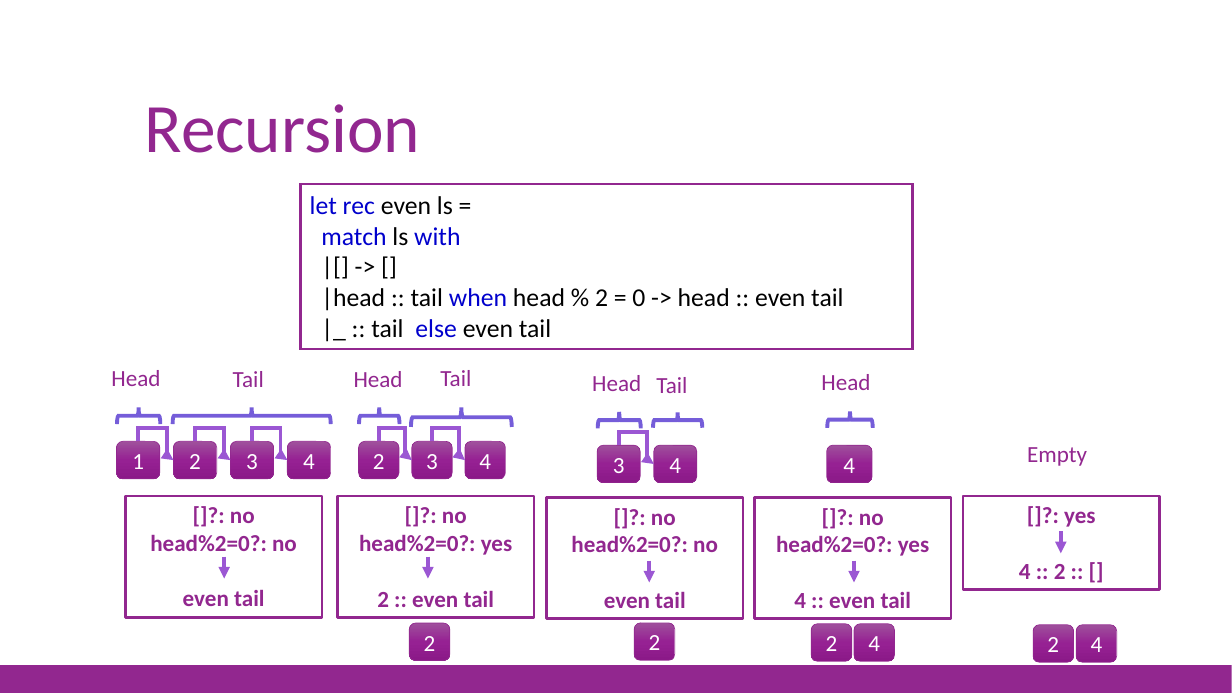
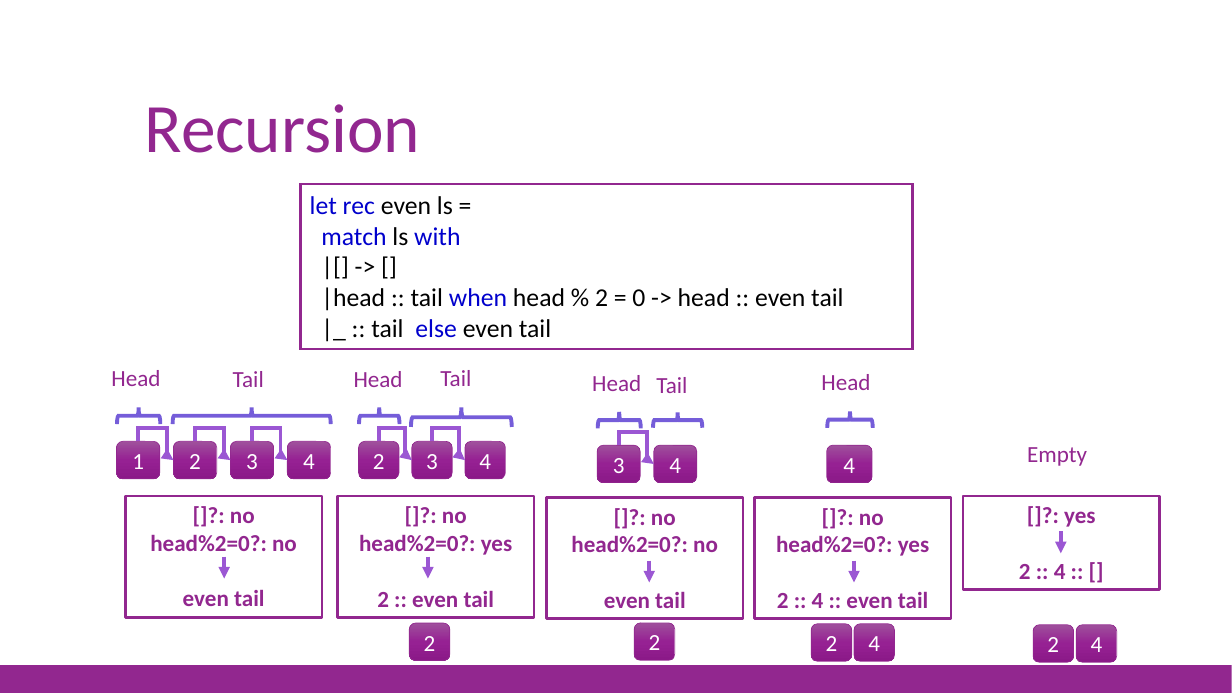
Before and after one commit to jorgef/fsharpworkshop, a slide deck: slide 65 of FSharpWorkshop_Slides.pptx. Drawn at 1232x693 pixels with LibreOffice and Linux fonts; fonts in the diff are those of the drawing. Boxes give left, top, right and bottom in pixels: in the first picture for what was removed or moved away, otherwise in the second. Text is boxed around its words. In the diff, an @@ line names an element or a change of style, - is before the commit and + after.

Commit message:
Fixed recursion slide

```diff
--- a/FSharpWorkshop_Slides.pptx
+++ b/FSharpWorkshop_Slides.pptx
@@ text in rectangle at [1019,564,1066,579]: text changed @@
-4 :: 2 :: []
+2 :: 4 :: []
@@ text in rectangle at [777,591,928,608]: text changed @@
-4 :: even tail
+2 :: 4 :: even tail
```
Also in this commit, not shown: 1 other file.
